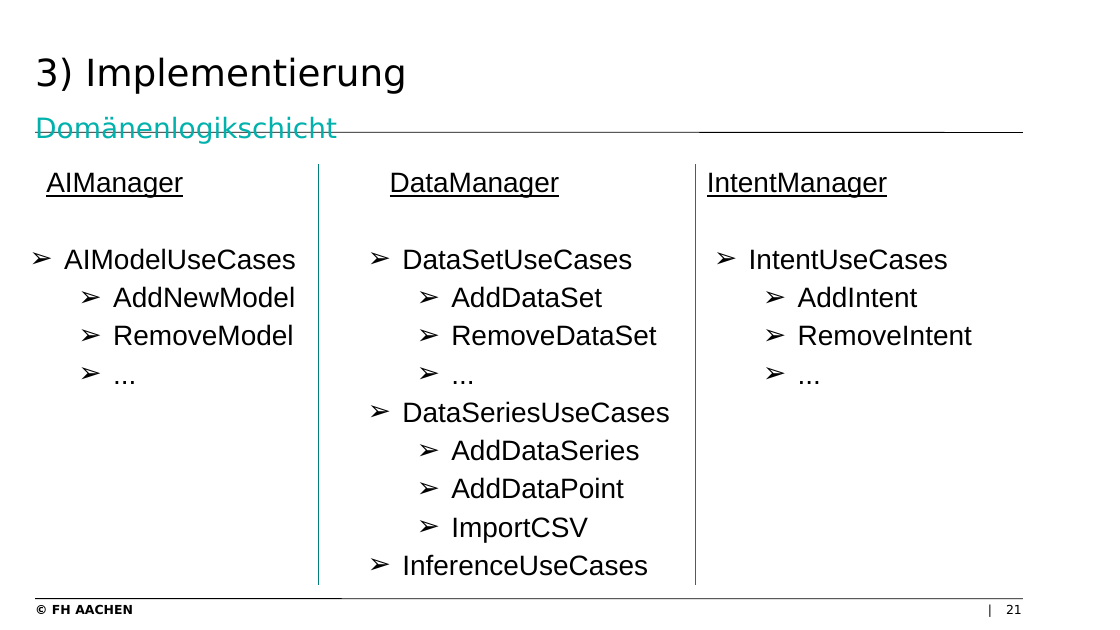
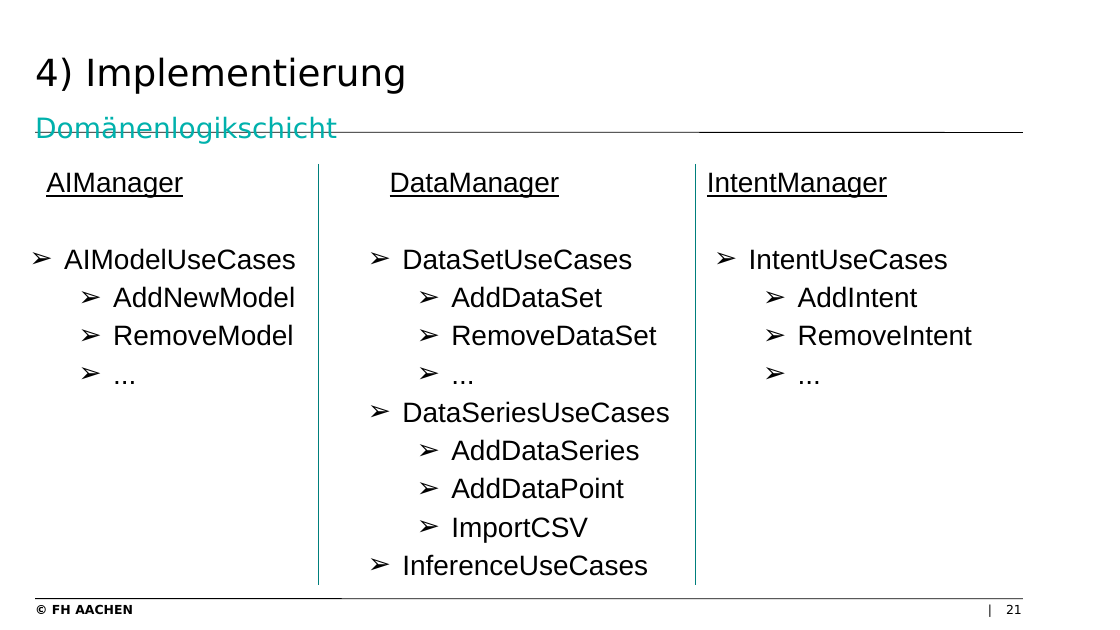
Before and after one commit to levithas/Bachelorprojekt, a slide deck: slide 21 of Dokumentation/Präsentation.pptx. Drawn at 1120x630 pixels with LibreOffice and Linux fonts; fonts in the diff are those of the drawing; background and template pictures are left out. Boxes give left, top, right and bottom in pixels: in the first picture for what was removed or moved away, otherwise in the second. Text is boxed around its words. In the diff, an @@ line names an element or a change of style, - is before the commit and + after.

```diff
--- a/Dokumentation/Präsentation.pptx
+++ b/Dokumentation/Präsentation.pptx
@@ title at [35, 57, 407, 144]: text changed @@
-3) Implementierung
-Domänenlogikschicht
+4) Implementierung
+Domänenlogikschicht
```
Also in this commit, not shown: 22 other slides changed.
